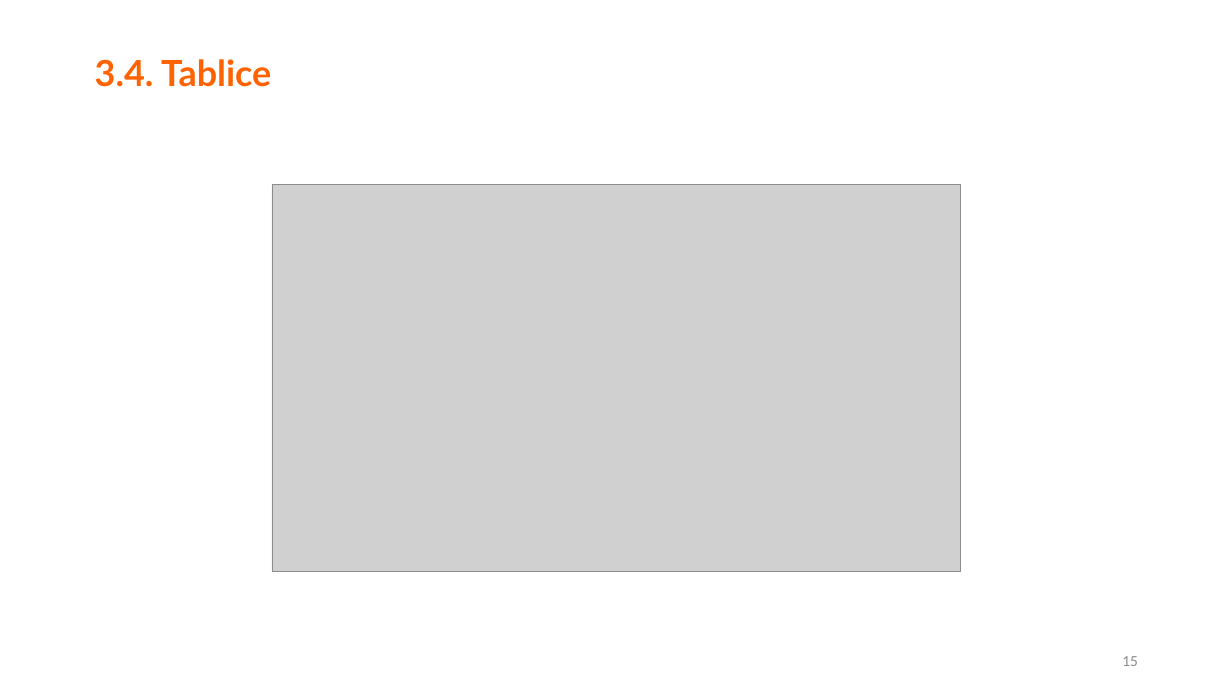
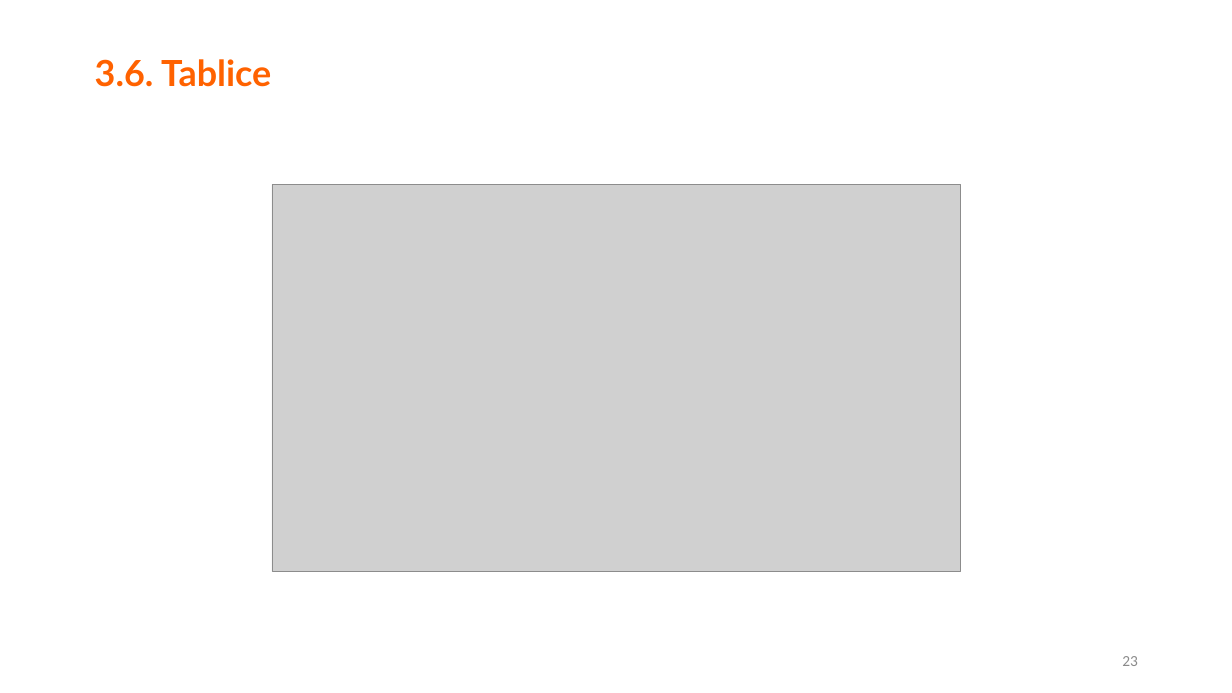
Before and after one commit to morelq/PodstawyCsharp, a slide deck: slide 23 of Podstawy Csharp v2.pptx (slide 15 before the commit). Drawn at 1232x693 pixels with LibreOffice and Linux fonts; fonts in the diff are those of the drawing; grey boxes stand for pictures. Boxes give left, top, right and bottom in pixels: in the first picture for what was removed or moved away, otherwise in the second. Text is boxed around its words. In the diff, an @@ line names an element or a change of style, - is before the commit and + after.

```diff
--- a/Podstawy Csharp v2.pptx
+++ b/Podstawy Csharp v2.pptx
@@ title at [95,59,271,87]: text changed @@
-3.4. Tablice
+3.6. Tablice
@@ page number at [1122,656,1138,666]: text changed @@
-15
+23
```
Also in this commit, not shown: 19 other slides changed, 10 slides added, 3 slides removed, 14 other files.
